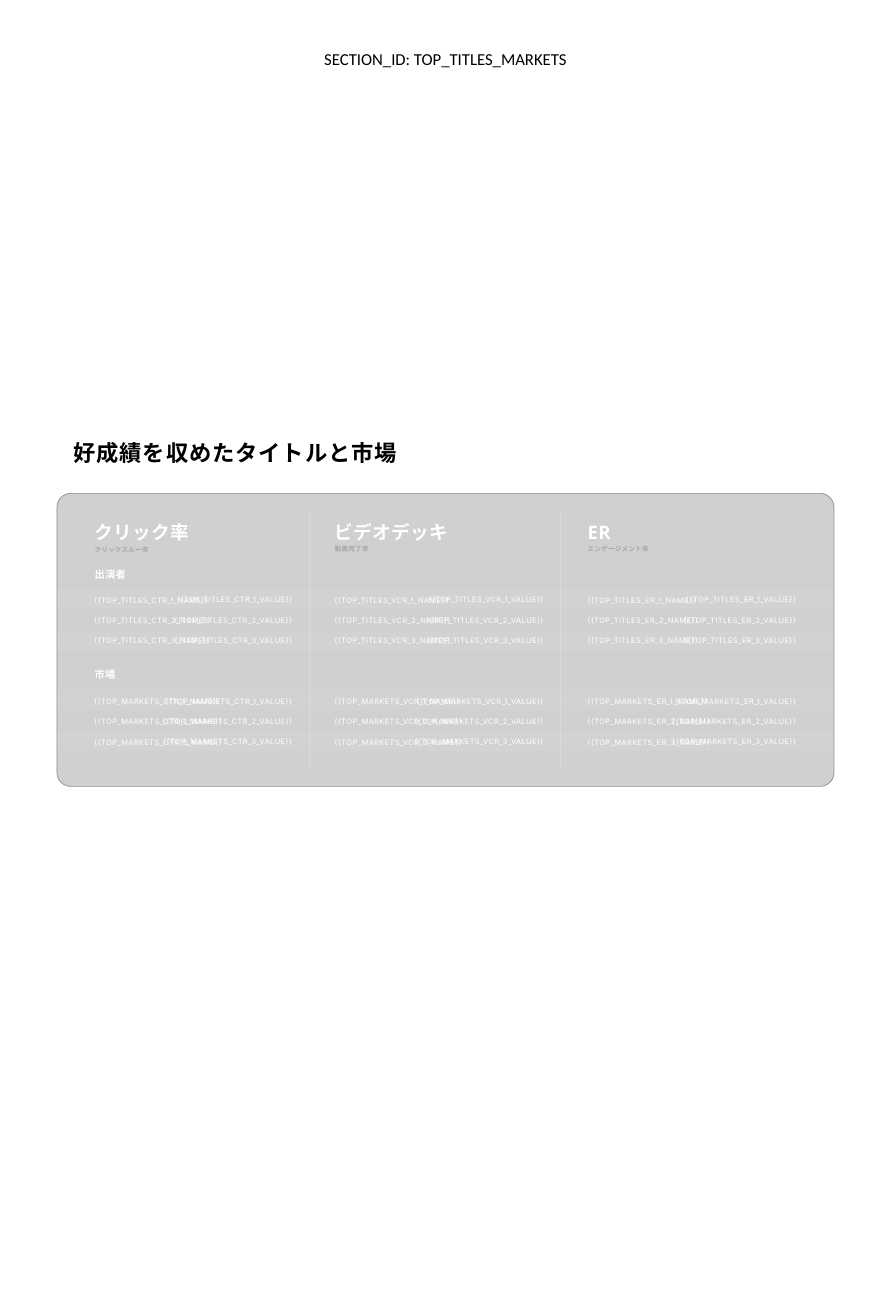
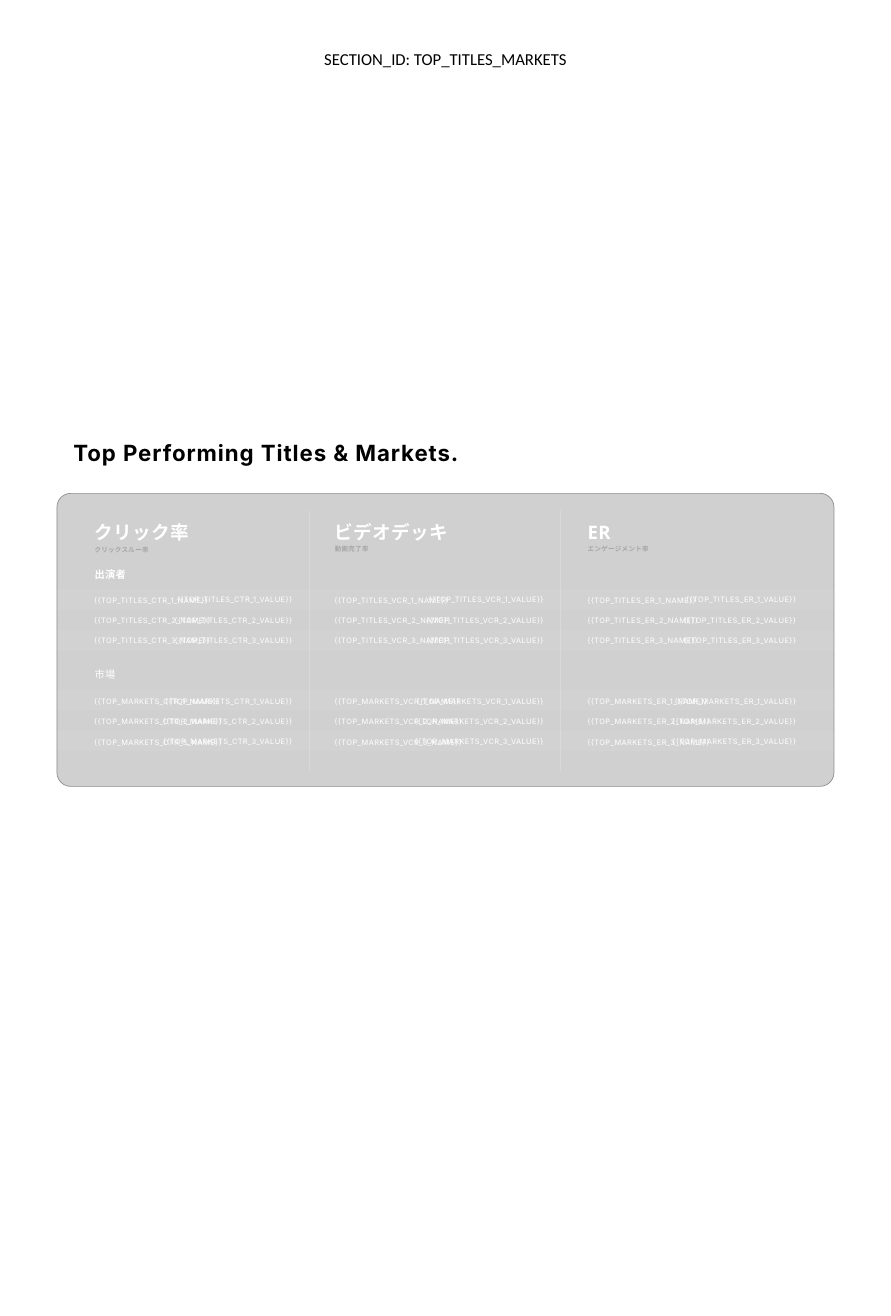
Before and after one commit to Daniel-MOBKOI/pca-automation-api, a slide deck: slide 4 of app/templates/modular_sections_master_ja.pptx. Drawn at 891x1316 pixels with LibreOffice and Linux fonts; fonts in the diff are those of the drawing; grey boxes stand for pictures. Boxes give left, top, right and bottom in pixels: in the first picture for what was removed or moved away, otherwise in the second. Text is boxed around its words. In the diff, an @@ line names an element or a change of style, - is before the commit and + after.

```diff
--- a/app/templates/modular_sections_master_ja.pptx
+++ b/app/templates/modular_sections_master_ja.pptx
@@ text at (73, 444, 458, 466): text changed; font Open Sans to Inter @@
-好成績を収めたタイトルと市場
+Top Performing Titles & Markets.
```
Also in this commit, not shown: 10 other slides changed, 5 other files.
